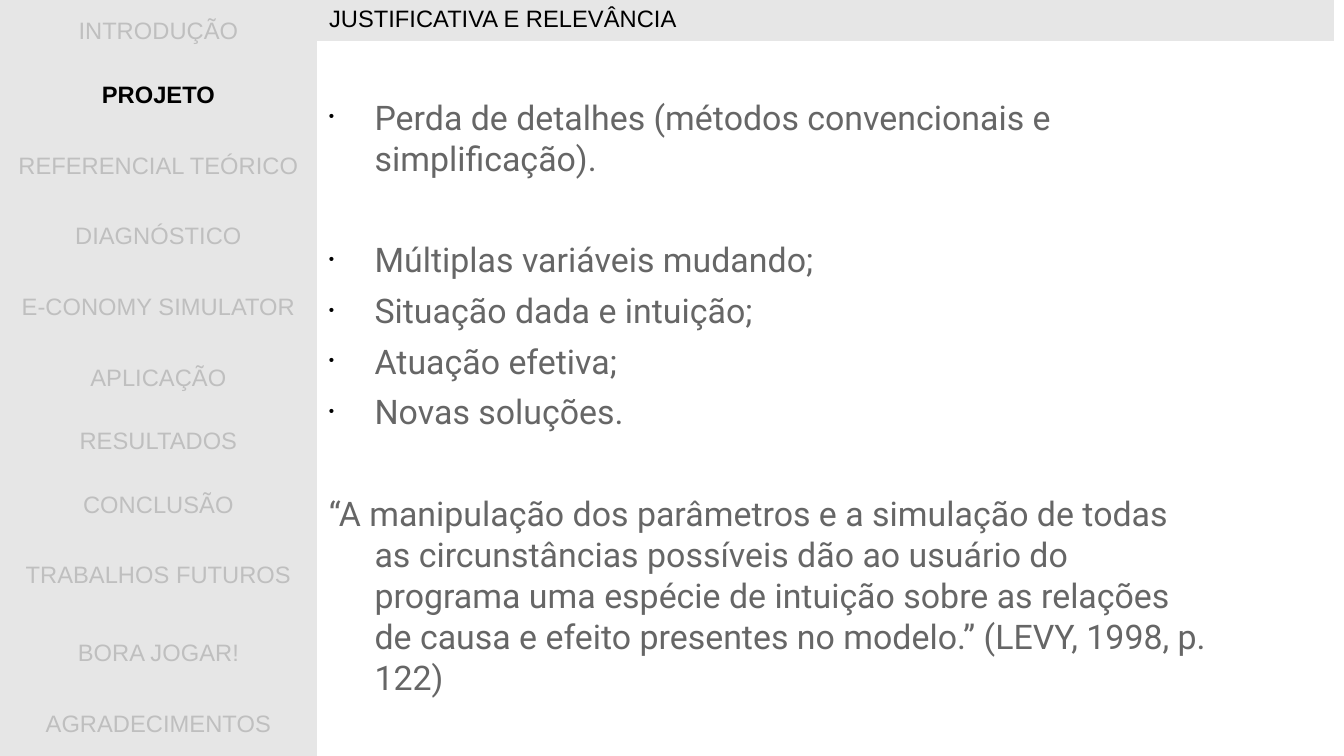
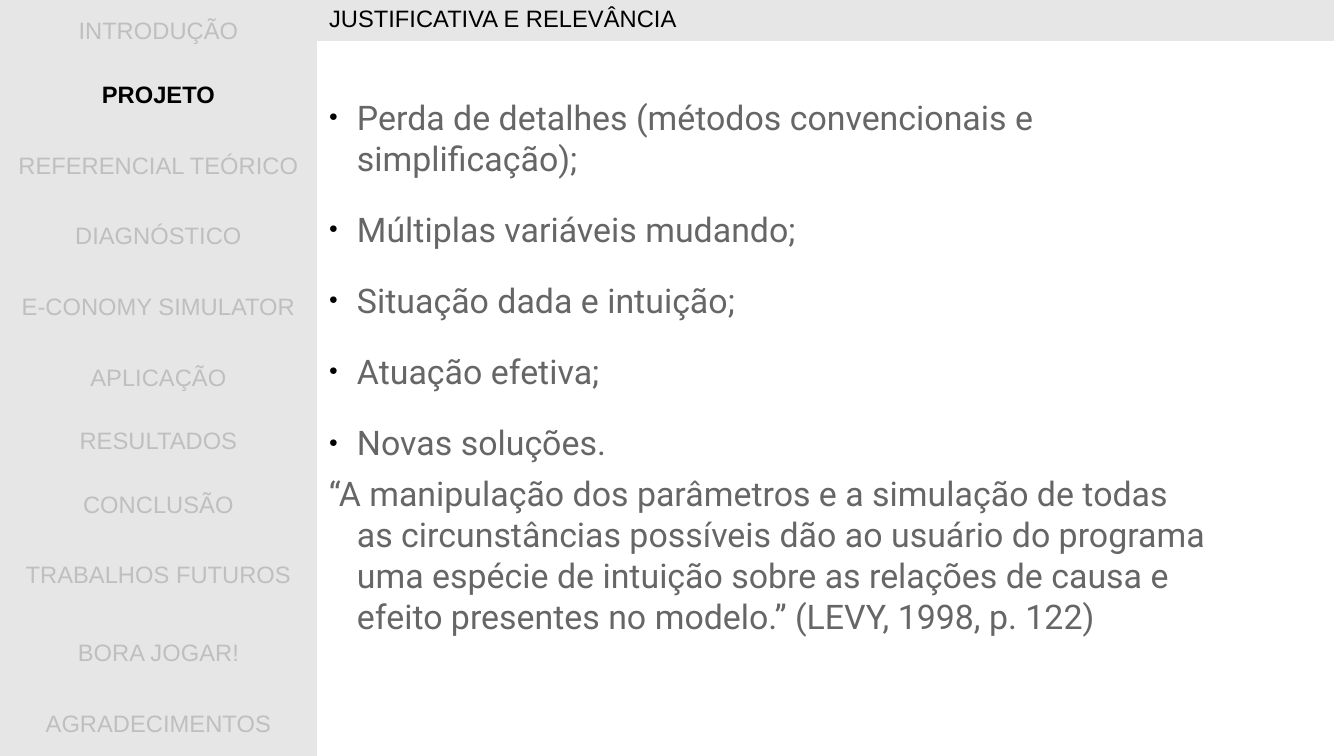
Before and after one commit to gwathsule/e-conomy-simulator, a slide deck: slide 6 of documentacao/apresentacao_tcc.ppt. Drawn at 1344x756 pixels with LibreOffice and Linux fonts; fonts in the diff are those of the drawing; background and template pictures are left out. Boxes give left, top, right and bottom in pixels: in the first picture for what was removed or moved away, otherwise in the second. Text is boxed around its words. In the diff, an @@ line names an element or a change of style, - is before the commit and + after.

```diff
--- a/documentacao/apresentacao_tcc.ppt
+++ b/documentacao/apresentacao_tcc.ppt
@@ text at box(357, 103, 1033, 179): text changed @@
-• Perda de detalhes (métodos convencionais e simplificação).
+● Perda de detalhes (métodos convencionais e simplificação);
@@ text at box(329, 216, 1205, 637): bullet • to ●; line spacing 1.01 to 1.51; indent changed @@
```
Also in this commit, not shown: 2 other slides changed.
